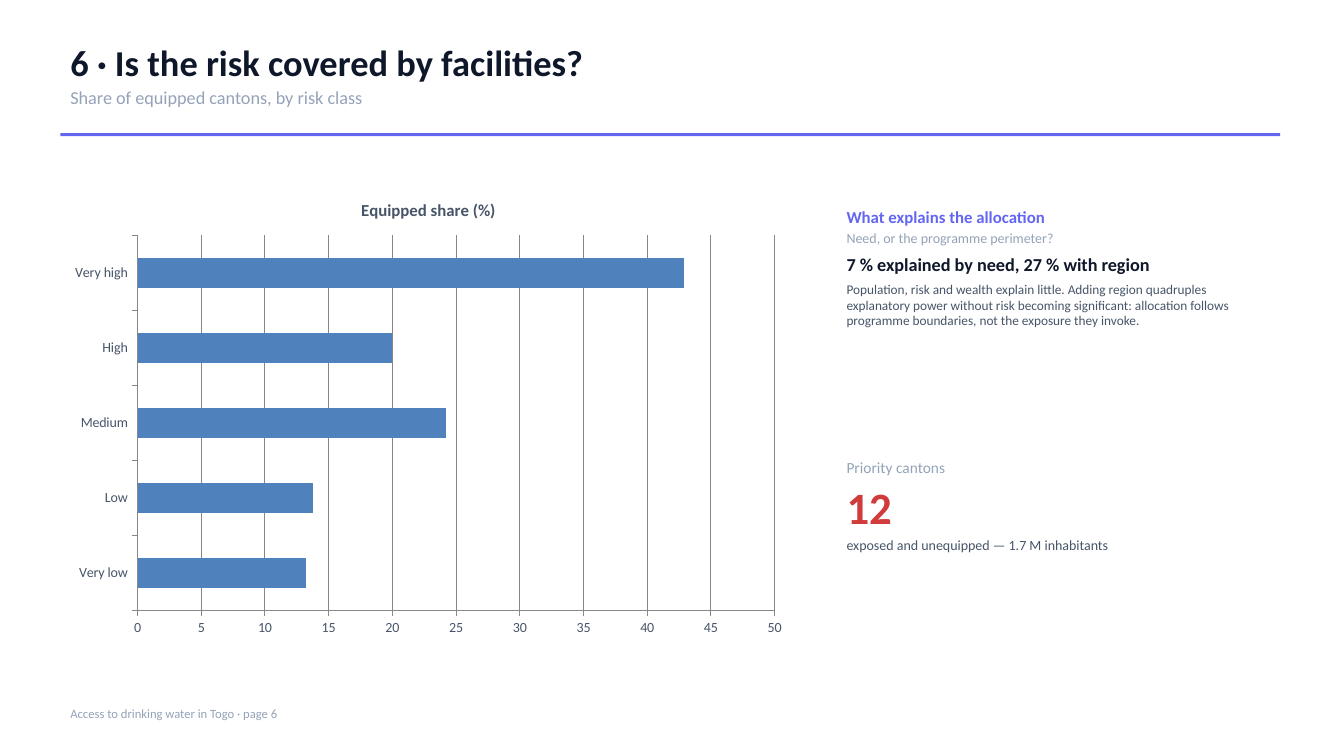
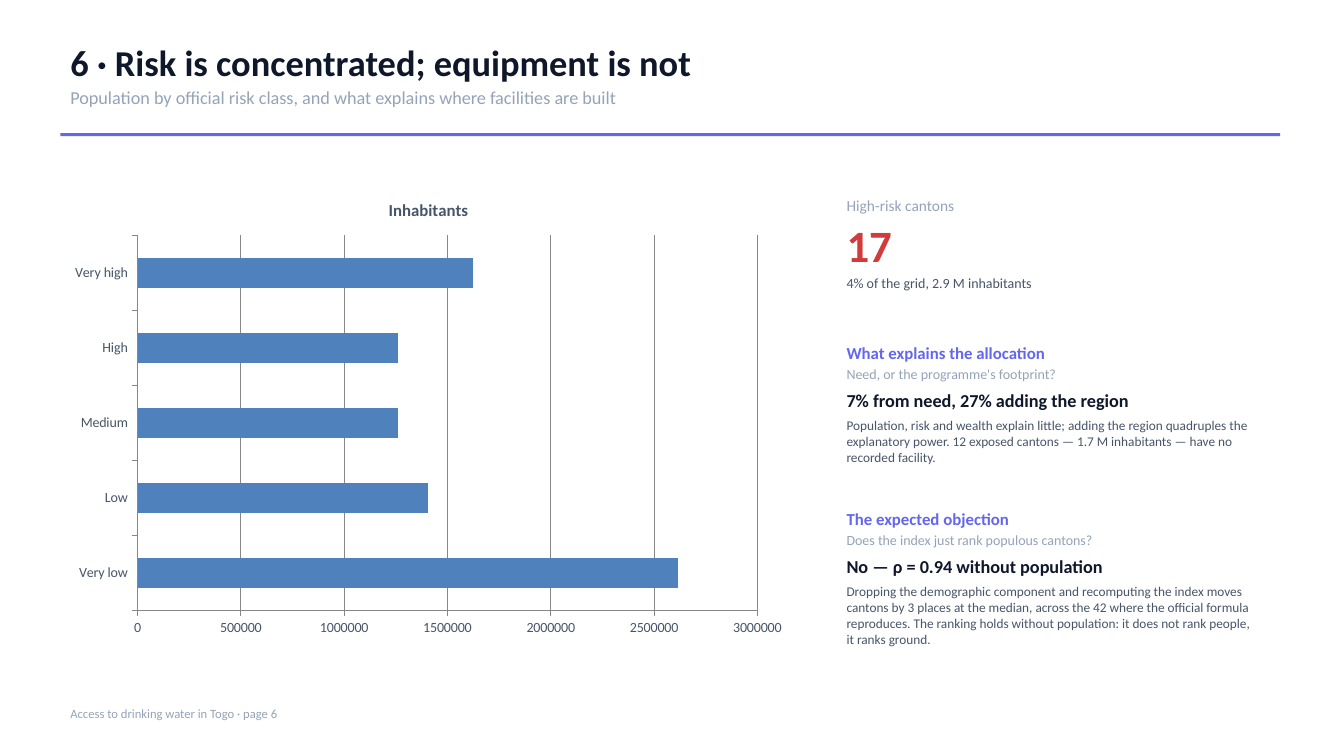
Before and after one commit to Bernardpip/data_lab_challenges, a slide deck: slide 6 of Togo-environnement-hydrolique/rapport/Togo_Water_Sanitation_Report.pptx. Drawn at 1344x756 pixels with LibreOffice and Linux fonts; fonts in the diff are those of the drawing. Boxes give left, top, right and bottom in pixels: in the first picture for what was removed or moved away, otherwise in the second. Text is boxed around its words. In the diff, an @@ line names an element or a change of style, - is before the commit and + after.

```diff
--- a/Togo-environnement-hydrolique/rapport/Togo_Water_Sanitation_Report.pptx
+++ b/Togo-environnement-hydrolique/rapport/Togo_Water_Sanitation_Report.pptx
@@ text at (x1=70, y1=50, x2=691, y2=107): text changed @@
-6 · Is the risk covered by facilities?
-Share of equipped cantons, by risk class
+6 · Risk is concentrated; equipment is not
+Population by official risk class, and what explains where facilities are built
@@ bar chart at (x1=60, y1=181, x2=797, y2=645) @@
@@ title "Equipped share (%)" to "Inhabitants" @@
-Equipped share (%): 13, 14, 24, 20, 43
+Inhabitants: 2620000, 1410000, 1260000, 1260000, 1620000
@@ text added at (x1=847, y1=200, x2=1032, y2=291), 10 pt, text #475569 @@
+High-risk cantons
+17
+4% of the grid, 2.9 M inhabitants
@@ text "What explains the allocation" moved from (x1=847, y1=211, x2=1228, y2=328) to (x1=847, y1=347, x2=1247, y2=464) @@
@@ text at (x1=847, y1=369, x2=1247, y2=464): text changed @@
-Need, or the programme perimeter?
-7 % explained by need, 27 % with region
-Population, risk and wealth explain little. Adding region quadruples explanatory power without risk becoming significant: allocation follows programme boundaries, not the exposure they invoke.
+Need, or the programme's footprint?
+7% from need, 27% adding the region
+Population, risk and wealth explain little; adding the region quadruples the explanatory power. 12 exposed cantons — 1.7 M inhabitants — have no recorded facility.
@@ text removed at (x1=847, y1=462, x2=1109, y2=553) @@
-Priority cantons
-12
-exposed and unequipped — 1.7 M inhabitants
@@ text added at (x1=847, y1=513, x2=1249, y2=647), 9.5 pt, text #475569 @@
+The expected objection
+Does the index just rank populous cantons?
+No — ρ = 0.94 without population
+Dropping the demographic component and recomputing the index moves cantons by 3 places at the median, across the 42 where the official formula reproduces. The ranking holds without population: it does not rank people, it ranks ground.
```
Also in this commit, not shown: 5 other slides changed, 3 slides added, 3 slides removed, 11 other files.
